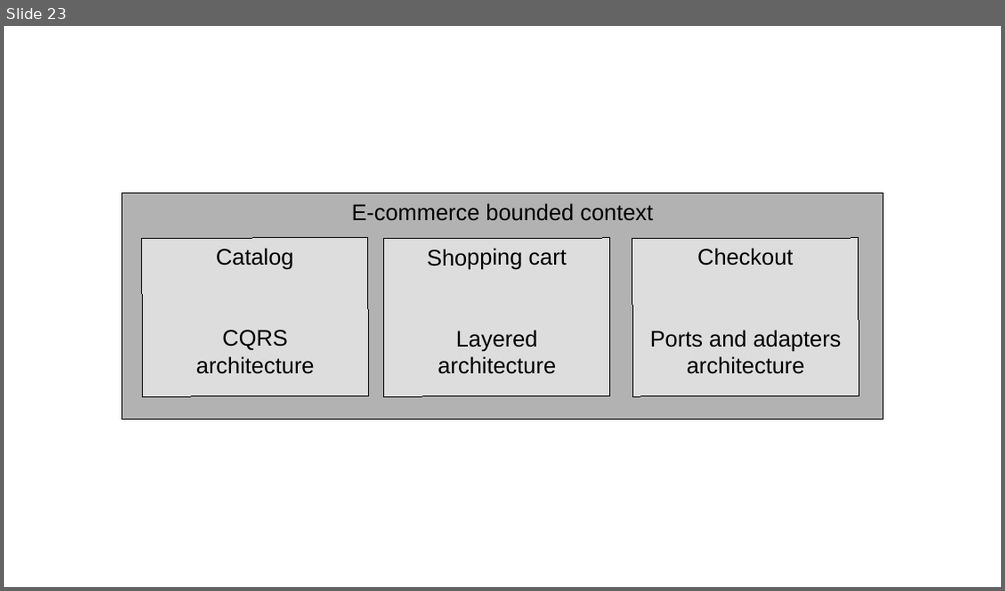
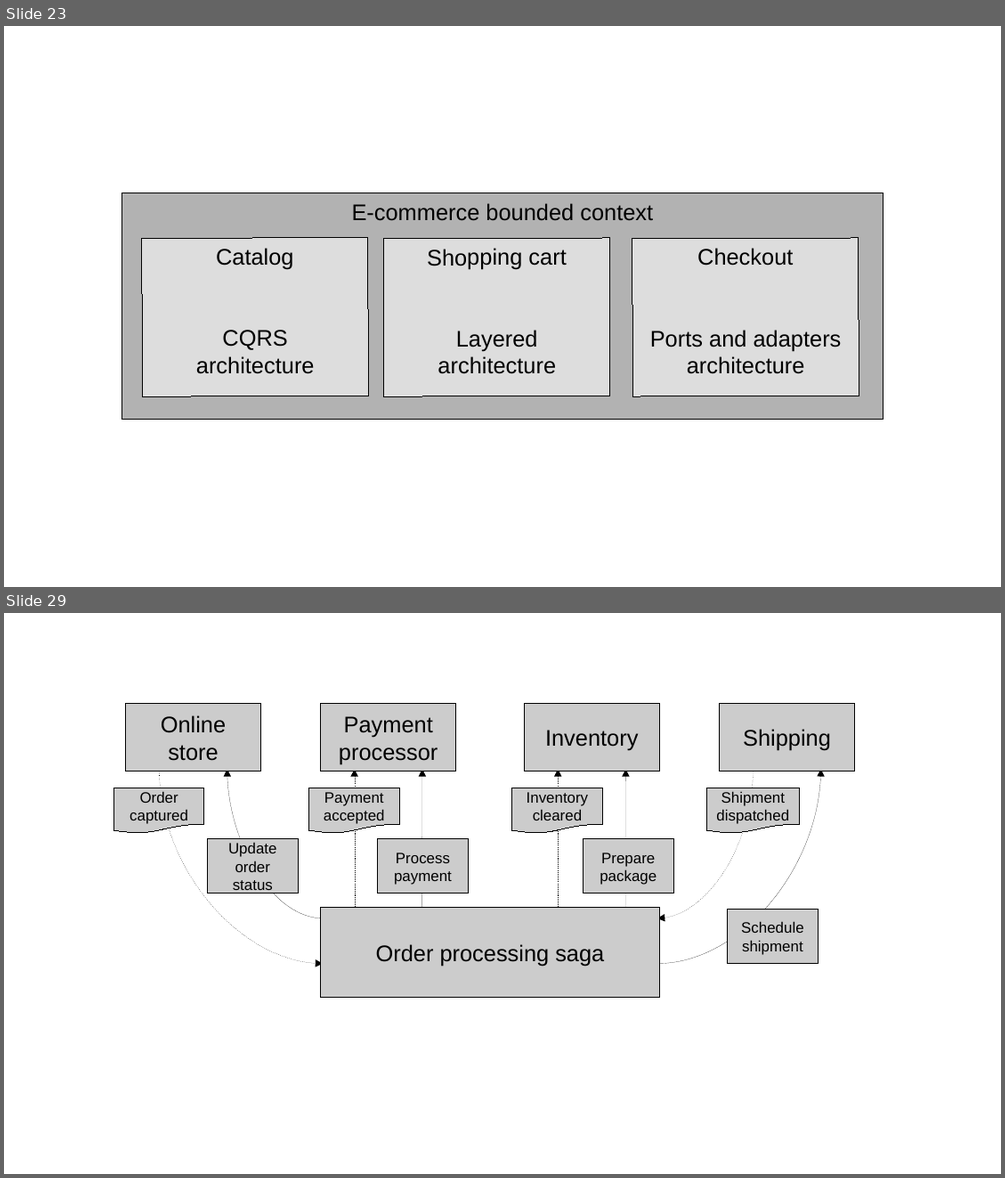
Before and after one commit to megakevin/end-point-blog, a slide deck: 2025/09/high-level-system-analysis-and-design-ddd-part-1/diagrams.odp. Shown one above the other, each under a label of ours: slide 23 before the commit, slides 23 and 29 after it; the slides between them are not shown. The pictures are 1005x591 and 1005x1178 pixels, drawn with LibreOffice and Linux fonts; fonts in the diff are those of the drawing. Boxes give left, top, right and bottom in pixels: in the first picture for what was removed or moved away, otherwise in the second. Text is boxed around its words. In the diff, an @@ line names an element or a change of style, - is before the commit and + after.

```diff
--- a/2025/09/high-level-system-analysis-and-design-ddd-part-1/diagrams.odp
+++ b/2025/09/high-level-system-analysis-and-design-ddd-part-1/diagrams.odp
@@ slide 29 added at (4,613,1001,1174), background #FFFFFF @@
@@ rectangle added at (88,681,879,1020), fill #FFFFFF, outline #FFFFFF 0 pt @@
@@ rectangle added at (125,704,261,771), fill #CCCCCC, outline #000000 0 pt, 18 pt, text #000000 @@
+Online store
@@ rectangle added at (321,704,456,771), fill #CCCCCC, outline #000000 0 pt, 18 pt, text #000000 @@
+Payment processor
@@ rectangle added at (524,704,660,771), fill #CCCCCC, outline #000000 0 pt, 18 pt, text #000000 @@
+Inventory
@@ rectangle added at (720,704,855,771), fill #CCCCCC, outline #000000 0 pt, 18 pt, text #000000 @@
+Shipping
@@ curved arrow added from (160, 769) to (324, 964), #000000 0 pt dashed @@
@@ curved arrow added from (324, 919) to (227, 769), #000000 0 pt @@
@@ curved arrow added from (354, 909) to (355, 769), #000000 0 pt dashed @@
@@ curved arrow added from (422, 909) to (423, 769), #000000 0 pt @@
@@ curved arrow added from (558, 909) to (558, 769), #000000 0 pt dashed @@
@@ curved arrow added from (625, 909) to (626, 769), #000000 0 pt @@
@@ curved arrow added from (753, 769) to (657, 919), #000000 0 pt dashed @@
@@ curved arrow added from (657, 964) to (821, 769), #000000 0 pt @@
@@ flow chart document added at (113,788,204,834), fill #CCCCCC, outline #000000 0 pt, 12 pt, text #000000 @@
+Order captured
@@ flow chart document added at (309,788,399,834), fill #CCCCCC, outline #000000 0 pt, 12 pt, text #000000 @@
+Payment
+accepted
@@ flow chart document added at (512,788,603,834), fill #CCCCCC, outline #000000 0 pt, 12 pt, text #000000 @@
+Inventory cleared
@@ flow chart document added at (707,788,799,834), fill #CCCCCC, outline #000000 0 pt, 12 pt, text #000000 @@
+Shipment dispatched
@@ rectangle added at (208,839,298,893), fill #CCCCCC, outline #000000 0 pt, 12 pt, text #000000 @@
+Update order status
@@ rectangle added at (378,839,468,893), fill #CCCCCC, outline #000000 0 pt, 12 pt, text #000000 @@
+Process payment
@@ rectangle added at (582,839,673,893), fill #CCCCCC, outline #000000 0 pt, 12 pt, text #000000 @@
+Prepare package
@@ rectangle added at (321,907,660,997), fill #CCCCCC, outline #000000 0 pt, 18 pt, text #000000 @@
+Order processing saga
@@ rectangle added at (324,907,346,930), fill #729FCF, outline #3465A4 0 pt @@
@@ rectangle added at (634,907,657,930), fill #729FCF, outline #3465A4 0 pt @@
@@ rectangle added at (728,908,818,963), fill #CCCCCC, outline #000000 0 pt, 12 pt, text #000000 @@
+Schedule
+shipment
```
Also in this commit, not shown: 6 other slides added, 8 other files.
